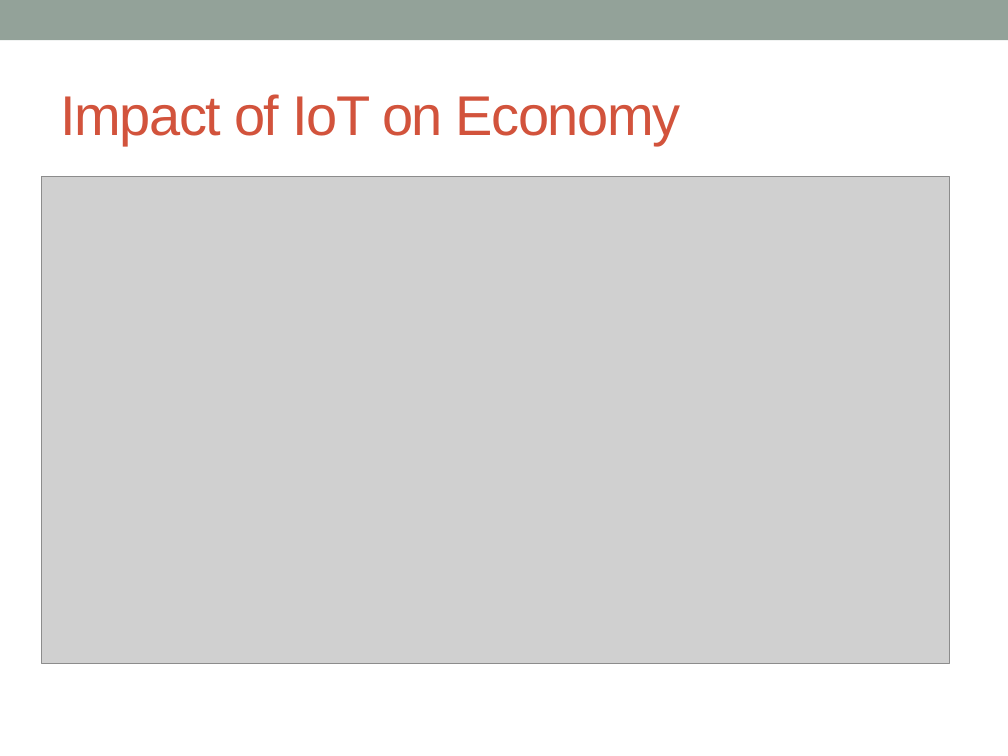
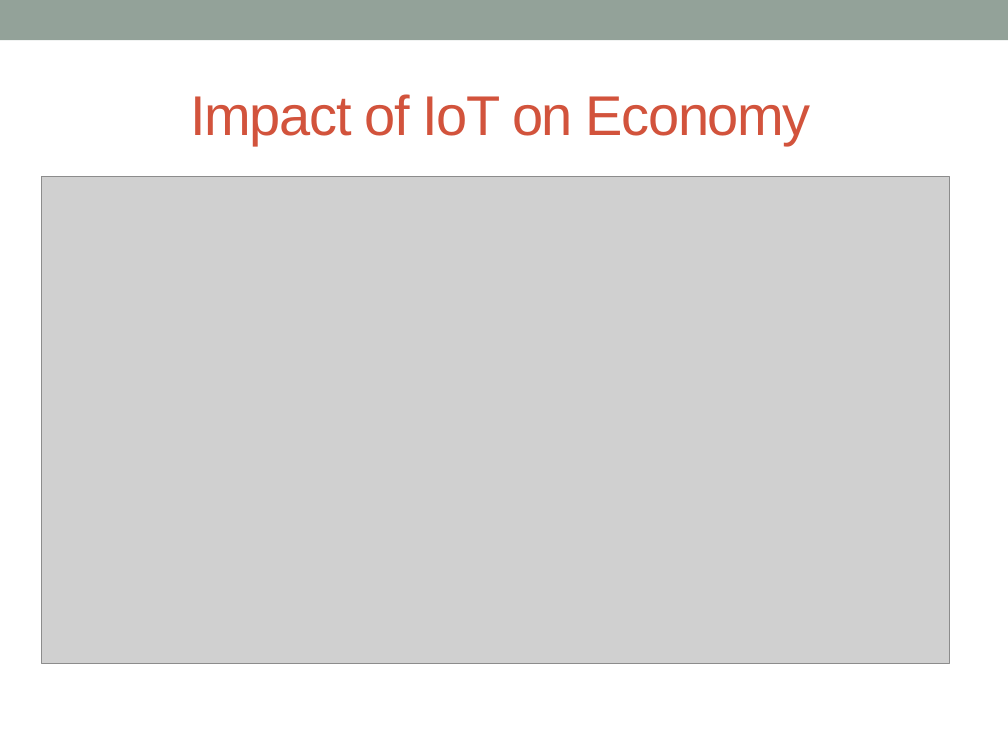
Before and after one commit to shivsalunke0503/iotworkshop, a slide deck: slide 17 of IoT.pptx (slide 16 before the commit). Drawn at 1008x756 pixels with LibreOffice and Linux fonts; fonts in the diff are those of the drawing; grey boxes stand for pictures. Boxes give left, top, right and bottom in pixels: in the first picture for what was removed or moved away, otherwise in the second. Text is boxed around its words. In the diff, an @@ line names an element or a change of style, - is before the commit and + after.

```diff
--- a/IoT.pptx
+++ b/IoT.pptx
@@ title "Impact of IoT on Economy": place and size @@
-title "Impact of IoT on Economy" at <box>60,94,681,145</box>
+title "Impact of IoT on Economy" at <box>191,94,811,145</box>
```
Also in this commit, not shown: 12 other slides changed, 1 slide added.
